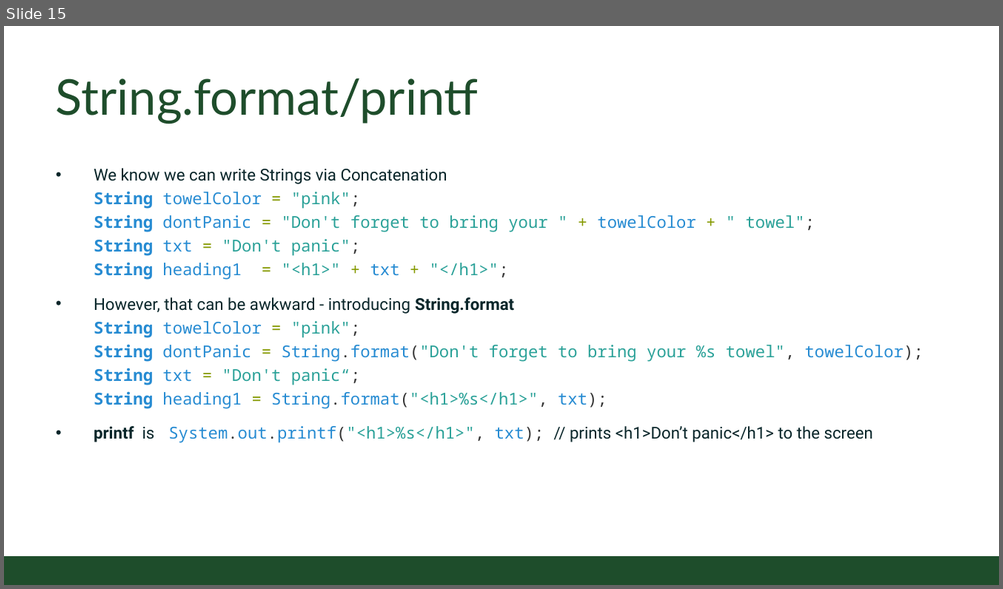
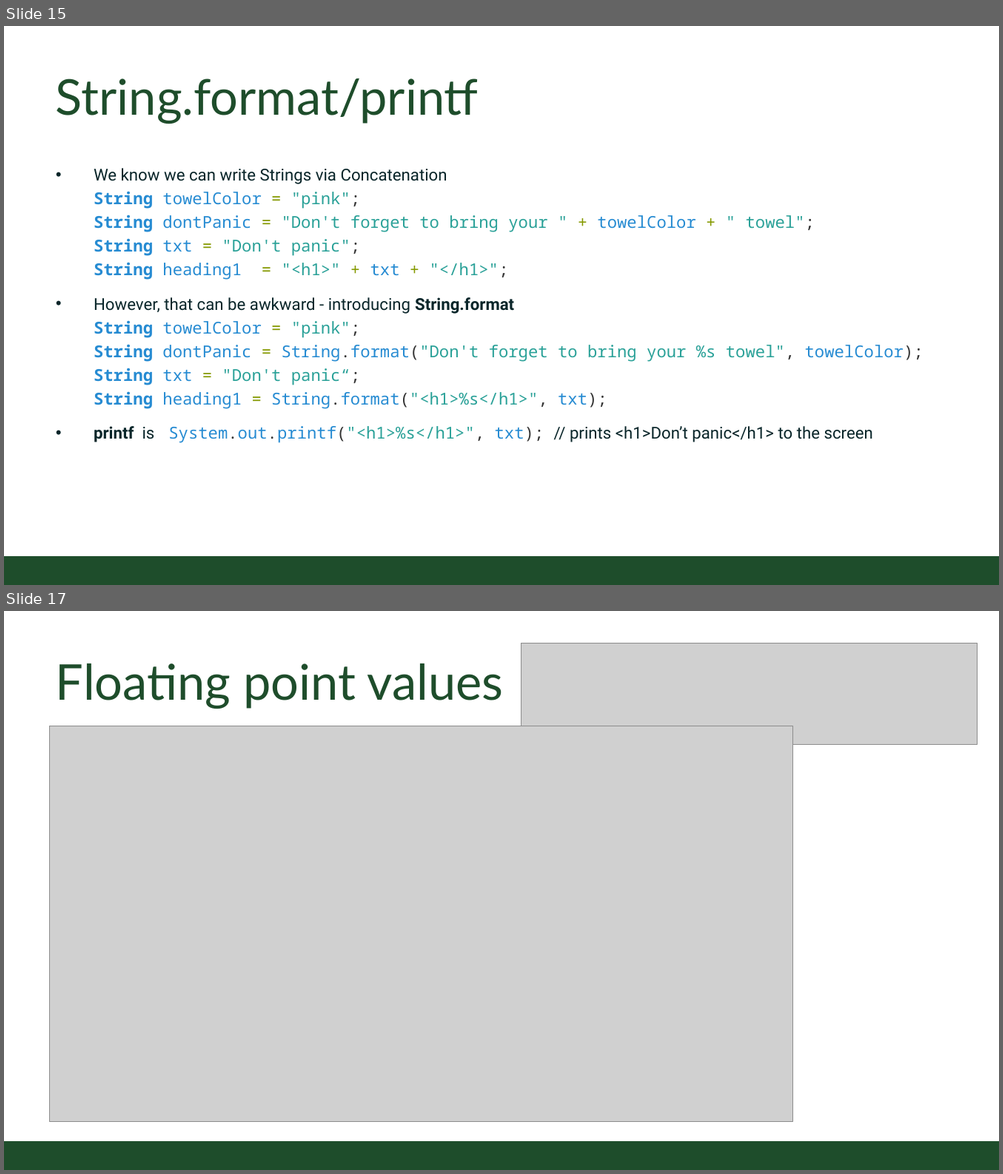
Before and after one commit to CSU-CompSci-CS163-4/Handouts, a slide deck: slides/On-Campus/02_03_CharactersAndStrings.pptx. Shown one above the other, each under a label of ours: slide 15 before the commit, slides 15 and 17 after it; the slides between them are not shown. The pictures are 1003x589 and 1003x1174 pixels, drawn with LibreOffice and Linux fonts; fonts in the diff are those of the drawing; grey boxes stand for pictures; background and template pictures are left out. Boxes give left, top, right and bottom in pixels: in the first picture for what was removed or moved away, otherwise in the second. Text is boxed around its words. In the diff, an @@ line names an element or a change of style, - is before the commit and + after.

```diff
--- a/slides/On-Campus/02_03_CharactersAndStrings.pptx
+++ b/slides/On-Campus/02_03_CharactersAndStrings.pptx
@@ slide 17 added at (x1=4, y1=611, x2=999, y2=1170), background #FFFFFF; not listed: 1 template element that a slide beside it also shows @@
@@ picture added at (x1=521, y1=643, x2=978, y2=744) @@
@@ title added at (x1=56, y1=664, x2=504, y2=709), 54 pt, text #1E4D2B @@
+Floating point values
@@ picture added at (x1=49, y1=726, x2=793, y2=1122) @@
```
Also in this commit, not shown: 10 slides changed, 4 other slides added.
